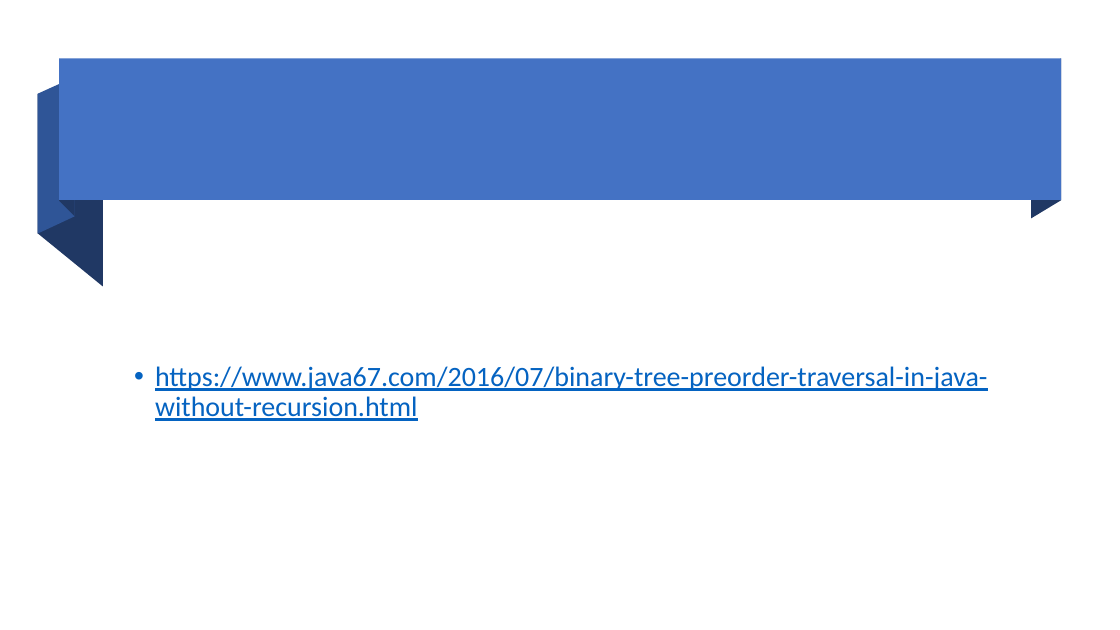
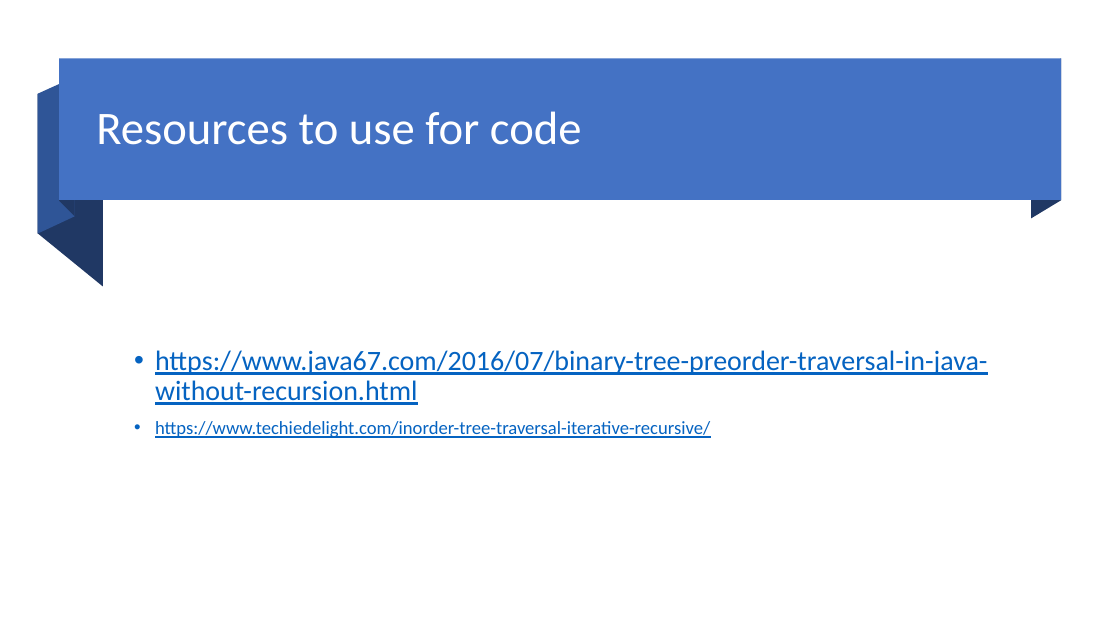
Before and after one commit to JosephCottingham/MCCCIS112-Lab1-Stacks, a slide deck: slide 6 of CIS 112 FINAL PRESENTATION.pptx. Drawn at 1120x630 pixels with LibreOffice and Linux fonts; fonts in the diff are those of the drawing. Boxes give left, top, right and bottom in pixels: in the first picture for what was removed or moved away, otherwise in the second. Text is boxed around its words. In the diff, an @@ line names an element or a change of style, - is before the commit and + after.

```diff
--- a/CIS 112 FINAL PRESENTATION.pptx
+++ b/CIS 112 FINAL PRESENTATION.pptx
@@ title added at (96,111,582,145), 40 pt, text #FFFFFF @@
+Resources to use for code
@@ text at (155,421,710,438): paragraph added @@
+• https://www.techiedelight.com/inorder-tree-traversal-iterative-recursive/
```
Also in this commit, not shown: 2 other slides changed.
